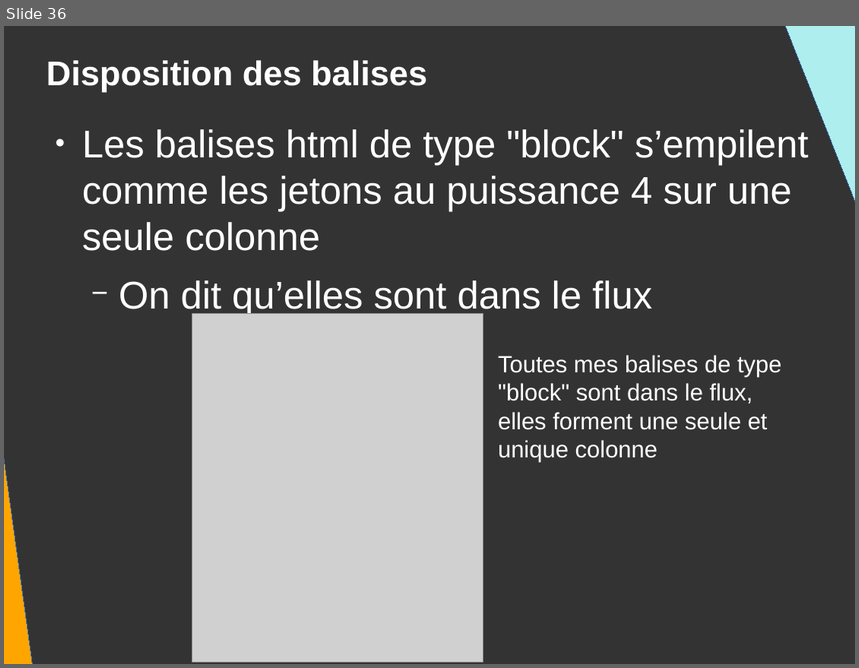
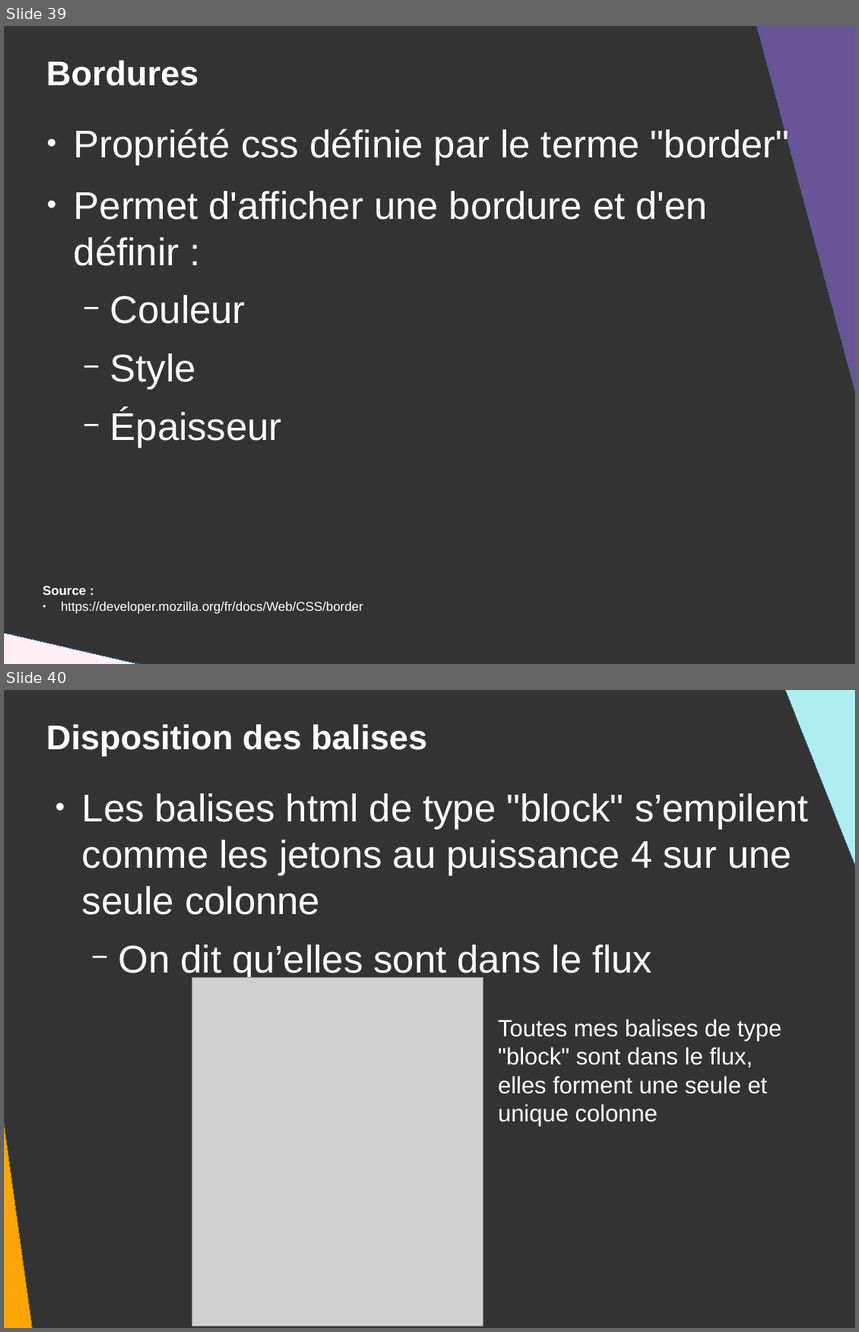
Before and after one commit to DanYellow/presentations, a slide deck: mmi/html/travaux-pratiques/numero-2/presentation.odp. Shown one above the other, each under a label of ours: slide 36 before the commit, slides 39 and 40 after it. The pictures are 859x668 and 859x1332 pixels, drawn with LibreOffice and Linux fonts; fonts in the diff are those of the drawing; grey boxes stand for pictures. Boxes give left, top, right and bottom in pixels: in the first picture for what was removed or moved away, otherwise in the second. Text is boxed around its words. In the diff, an @@ line names an element or a change of style, - is before the commit and + after.

```diff
--- a/mmi/html/travaux-pratiques/numero-2/presentation.odp
+++ b/mmi/html/travaux-pratiques/numero-2/presentation.odp
@@ slide 39 added at bbox=[4, 26, 855, 664], background #333333 @@
@@ right triangle added at bbox=[743, 26, 855, 412], fill #685496, outline #3465A4 0 pt @@
@@ title added at bbox=[47, 60, 199, 86], 32 pt, text #FFFFFF, bold @@
+Bordures
@@ text added at bbox=[74, 126, 790, 449], 36 pt, text #FFFFFF @@
+● Propriété css définie par le terme "border"
+● Permet d'afficher une bordure et d'en définir :
+  − Couleur
+  − Style
+  − Épaisseur
@@ text added at bbox=[43, 586, 363, 614], 12 pt, text #FFFFFF @@
+Source :
+● https://developer.mozilla.org/fr/docs/Web/CSS/border
@@ right triangle added at bbox=[4, 621, 482, 664], fill #FFF0F5, outline #3465A4 0 pt @@
@@ what was slide 36 is now slide 40 @@
```
Also in this commit, not shown: 2 slides changed, 3 other slides added, 3 other files.
